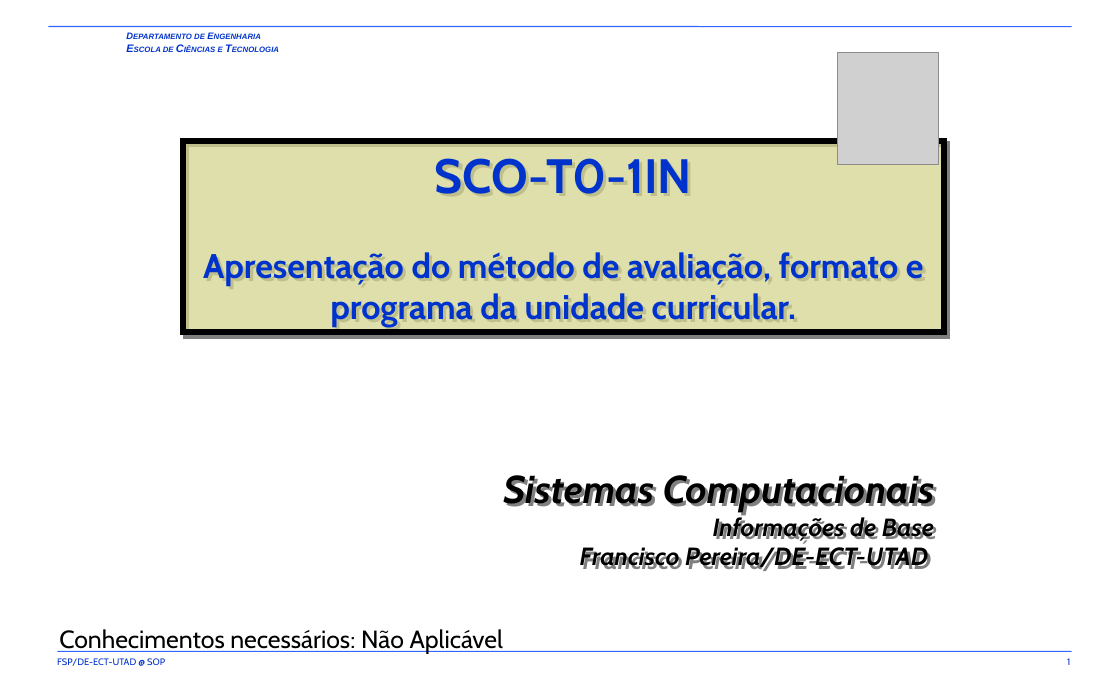
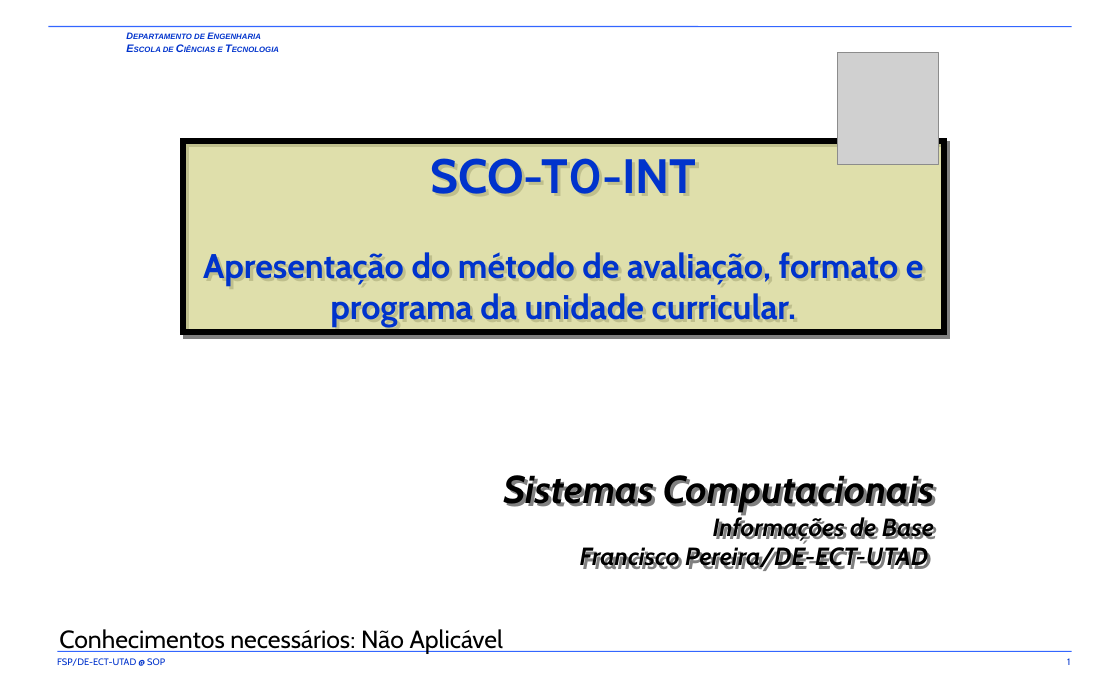
Before and after one commit to fsp864/UTAD-SCO, a slide deck: slide 1 of aulas/t/SCO-T0-INT.pptx. Drawn at 1120x700 pixels with LibreOffice and Linux fonts; fonts in the diff are those of the drawing; grey boxes stand for pictures; background and template pictures are left out. Boxes give left, top, right and bottom in pixels: in the first picture for what was removed or moved away, otherwise in the second. Text is boxed around its words. In the diff, an @@ line names an element or a change of style, - is before the commit and + after.

```diff
--- a/aulas/t/SCO-T0-INT.pptx
+++ b/aulas/t/SCO-T0-INT.pptx
@@ title at (x1=203, y1=158, x2=924, y2=327): text changed @@
-SCO-T0-1IN
-Apresentação do método de avaliação, formato e programa da unidade curricular.
+SCO-T0-INT
+Apresentação do método de avaliação, formato e programa da unidade curricular.
```
Also in this commit, not shown: 11 other slides changed, 1 slide added, 3 slides removed, 1 other file.
